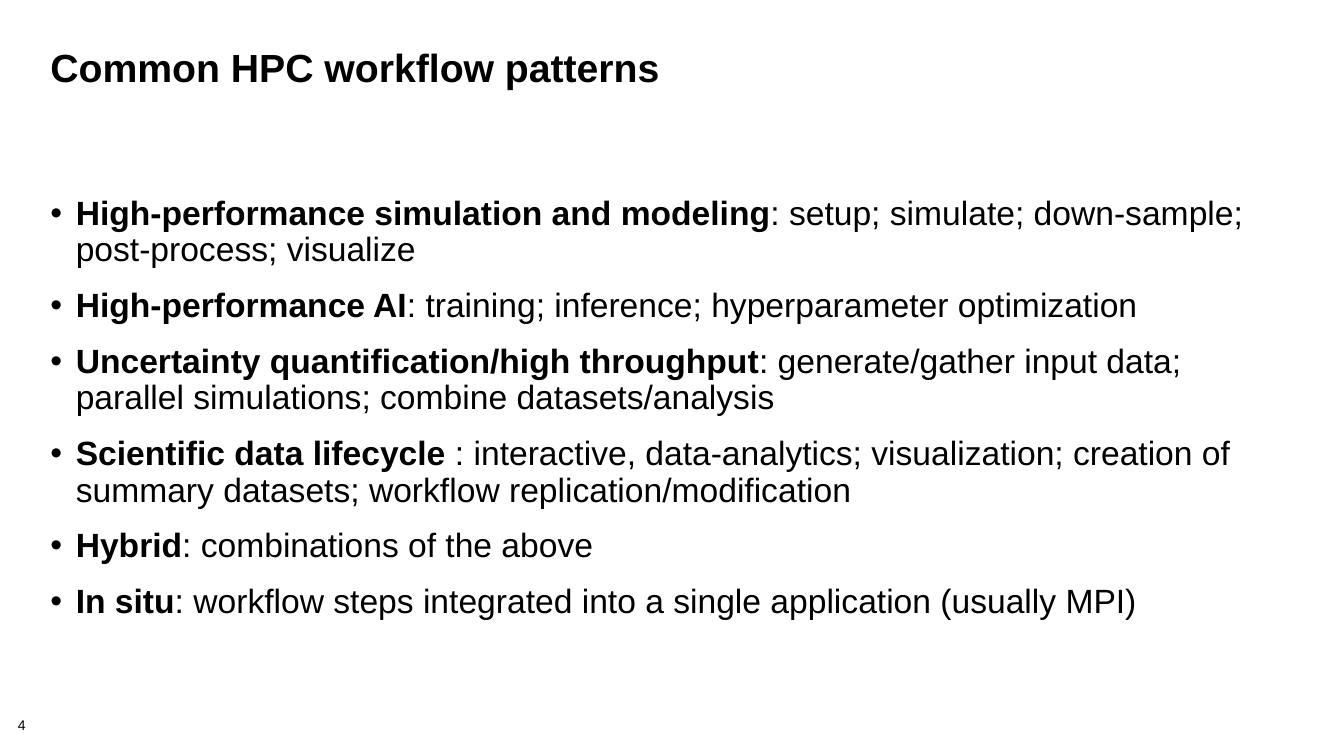
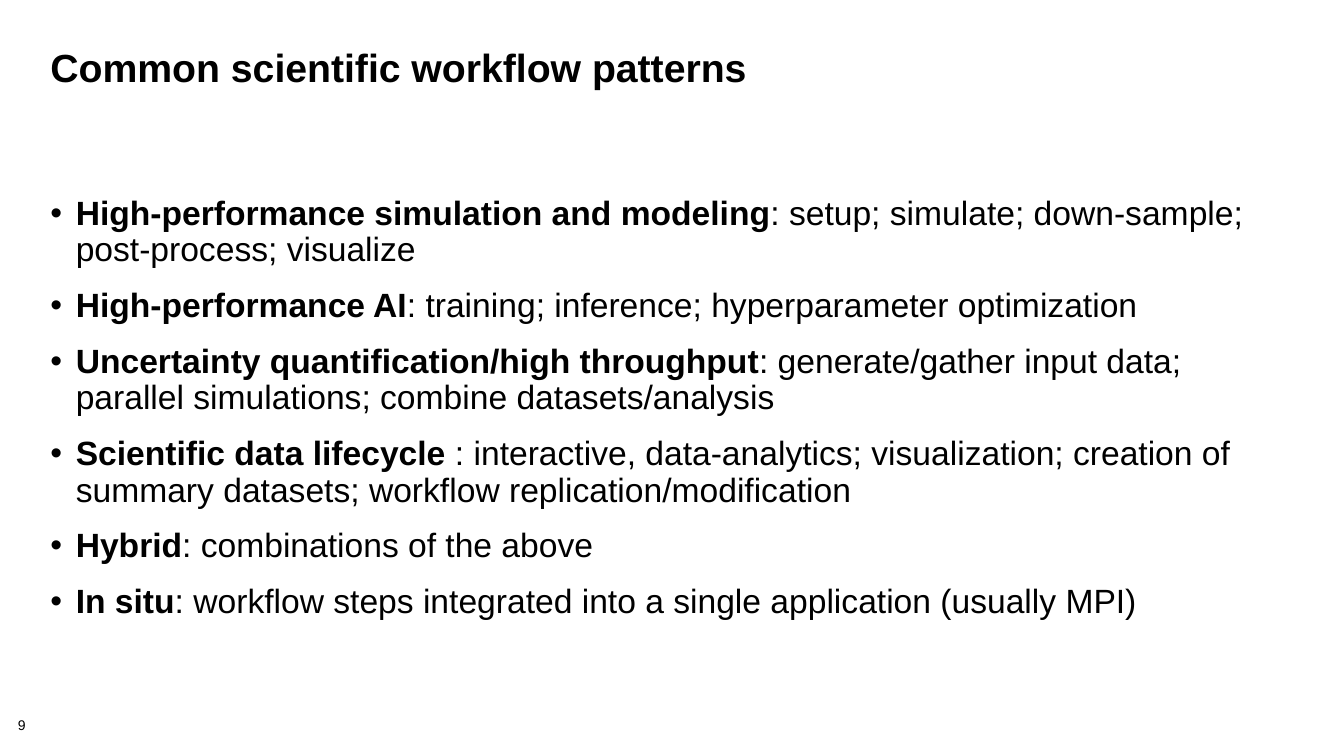
Before and after one commit to bssw-tutorial/presentations, a slide deck: slide 9 of rep-workflows.pptx (slide 4 before the commit). Drawn at 1344x756 pixels with LibreOffice and Linux fonts; fonts in the diff are those of the drawing; background and template pictures are left out. Boxes give left, top, right and bottom in pixels: in the first picture for what was removed or moved away, otherwise in the second. Text is boxed around its words. In the diff, an @@ line names an element or a change of style, - is before the commit and + after.

Commit message:
Removed Summit containers; added workflow paradigms

```diff
--- a/rep-workflows.pptx
+++ b/rep-workflows.pptx
@@ title at <box>50,53,747,90</box>: text changed @@
-Common HPC workflow patterns
+Common scientific workflow patterns
@@ page number at <box>18,720,26,730</box>: text changed @@
-4
+9
```
Also in this commit, not shown: 12 other slides changed, 12 slides added, 1 slide removed.
